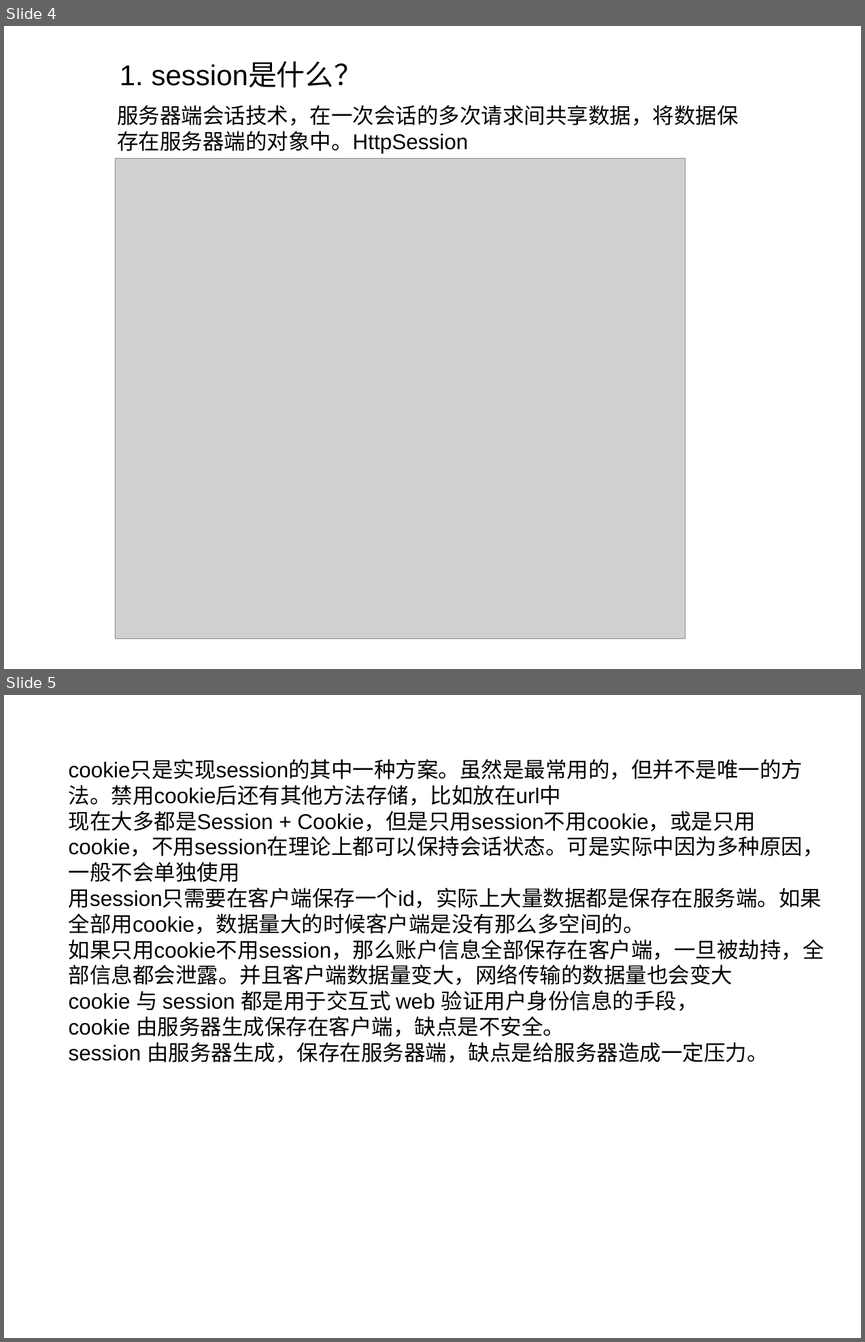
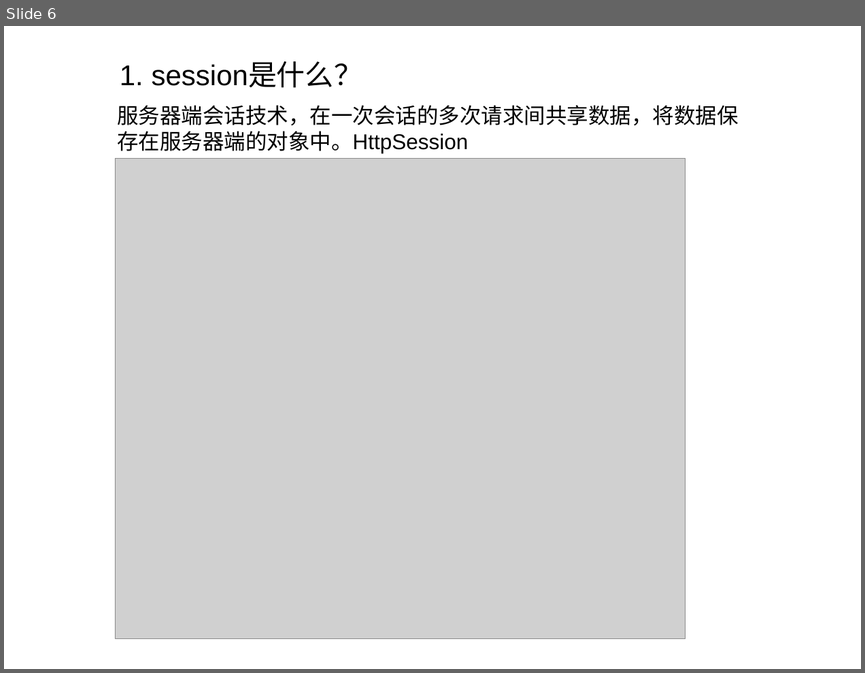
Before and after one commit to liyongjava36/oauth, a slide deck: 123.ppt. Shown one above the other, each under a label of ours: slides 4 and 5 before the commit, slide 6 after it. The pictures are 865x1342 and 865x673 pixels, drawn with LibreOffice and Linux fonts; fonts in the diff are those of the drawing; grey boxes stand for pictures. Boxes give left, top, right and bottom in pixels: in the first picture for what was removed or moved away, otherwise in the second. Text is boxed around its words. In the diff, an @@ line names an element or a change of style, - is before the commit and + after.

```diff
--- a/123.ppt
+++ b/123.ppt
@@ slide 5 removed at (x1=4, y1=695, x2=861, y2=1338), background #FFFFFF @@
@@ text removed at (x1=69, y1=760, x2=824, y2=1062) @@
-cookie只是实现session的其中一种方案。虽然是最常用的，但并不是唯一的方法。禁用cookie后还有其他方法存储，比如放在url中
-现在大多都是Session + Cookie，但是只用session不用cookie，或是只用cookie，不用session在理论上都可以保持会话状态。可是实际中因为多种原因，一般不会单独使用
-用session只需要在客户端保存一个id，实际上大量数据都是保存在服务端。如果全部用cookie，数据量大的时候客户端是没有那么多空间的。
-如果只用cookie不用session，那么账户信息全部保存在客户端，一旦被劫持，全部信息都会泄露。并且客户端数据量变大，网络传输的数据量也会变大
-cookie 与 session 都是用于交互式 web 验证用户身份信息的手段，
-cookie 由服务器生成保存在客户端，缺点是不安全。
-session 由服务器生成，保存在服务器端，缺点是给服务器造成一定压力。
@@ what was slide 4 is now slide 6 @@
```
Also in this commit, not shown: 2 slides changed, 4 slides added, 1 other slide removed.
